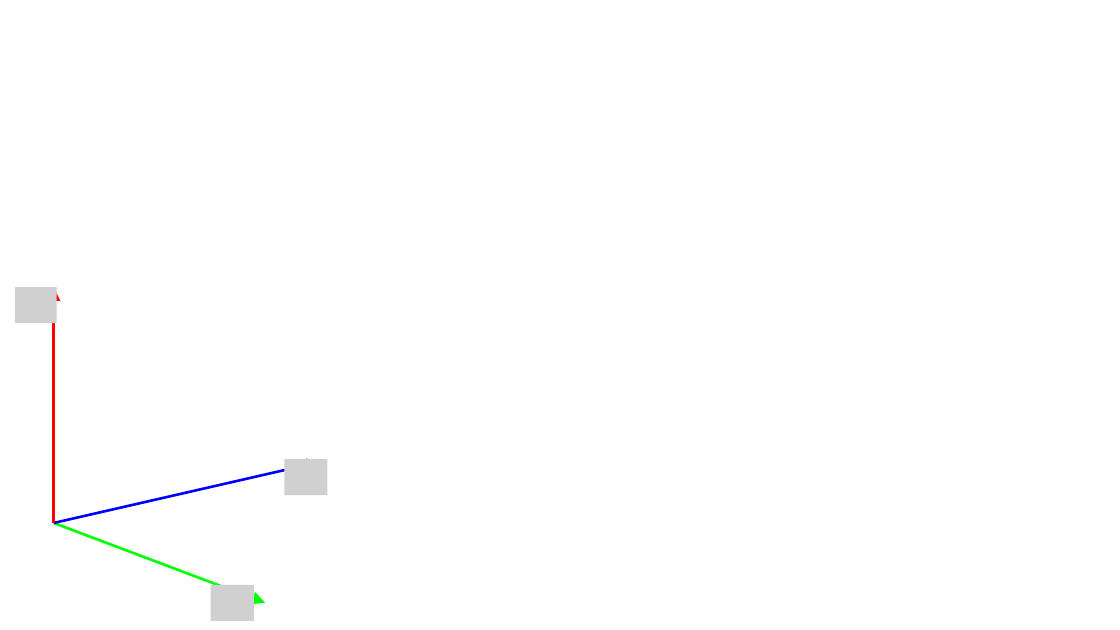
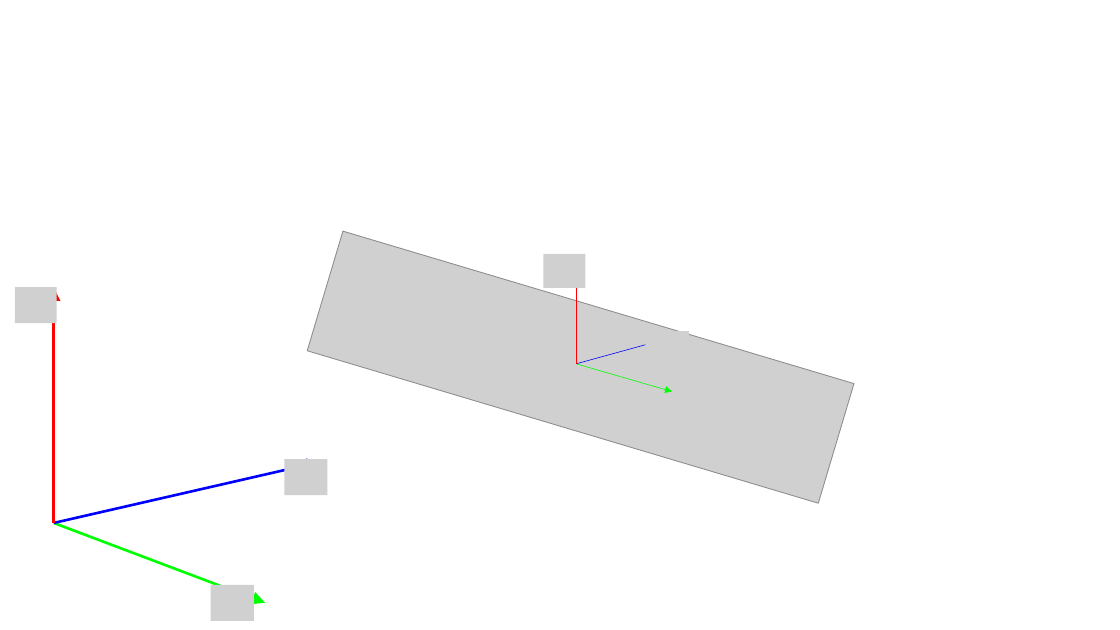
Before and after one commit to jborek51/Model_Rocket_Simulation, a slide deck: slide 1 of Documentation/rocketDiagrams.pptx. Drawn at 1120x630 pixels with LibreOffice and Linux fonts; fonts in the diff are those of the drawing; grey boxes stand for pictures. Boxes give left, top, right and bottom in pixels: in the first picture for what was removed or moved away, otherwise in the second. Text is boxed around its words. In the diff, an @@ line names an element or a change of style, - is before the commit and + after.

```diff
--- a/Documentation/rocketDiagrams.pptx
+++ b/Documentation/rocketDiagrams.pptx
@@ picture added at <box>544,254,586,287</box> @@
@@ group added at <box>307,231,855,504</box>: 3 arrows, 1 picture @@
@@ picture added at <box>645,331,689,365</box> @@
@@ picture added at <box>630,393,674,427</box> @@
```
Also in this commit, not shown: 4 other files.
